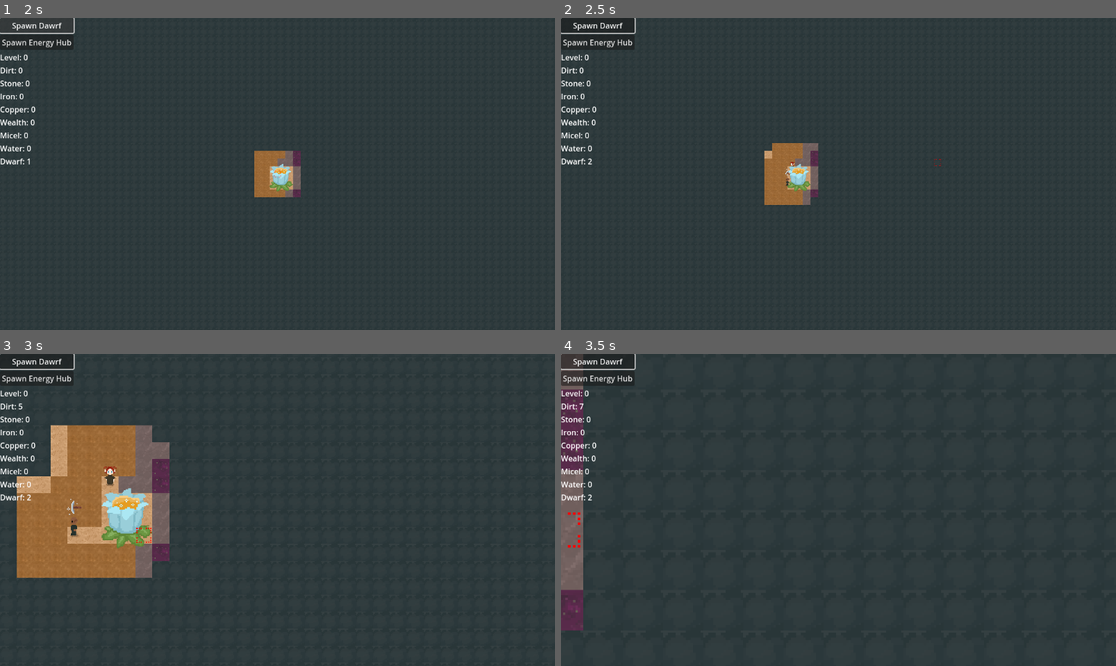
Above: before the commit, frames 1-4 (two rows, left to right).
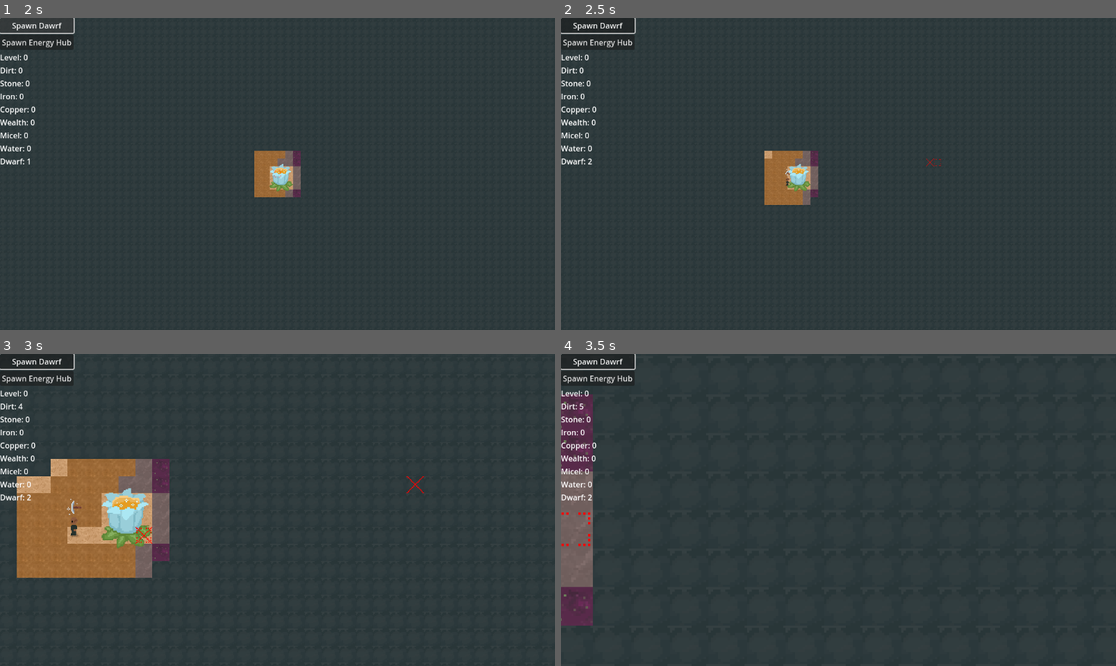
Above: after the commit, the same moments.

Repository: themoonforge/evergrove
Game: Godot game, scene res://world.tscn
Two runs of this game, one before a commit and one after it. Both use one fixed random seed, a clock stepped at 60 frames per second and the inputs below.
Inputs (mouse positions are in pixels of both pictures, inside the frame that each line leads up to):
- Up to frame 1 (2 s): click "Spawn Energy Hub" at 0.5 s; click "Spawn Dawrf" at 1.25 s
- Up to frame 2 (2.5 s): tap Enter at 2 s; move the mouse to (960, 158) at 2.02 s; hold Right (ui_right) from 2.03 s (still down); tap G at 2.1 s; click (960, 158) at 2.17 s
- Up to frame 3 (3 s): move the mouse to (166, 525) at 2.77 s; release Right (ui_right) at 2.78 s; hold Page Down (ui_page_down) from 2.78 s (still down); tap G at 2.85 s; click (166, 525) at 2.92 s
- Up to frame 4 (3.5 s): keep holding Page Down (ui_page_down)

Frame 1 is identical in both runs. In frame 2, 0.2% of the frame differs, in the area x 38-68%, y 40-48%; in frame 3, 2.4%, in the area x 3-77%, y 15-61%; in frame 4, 1.9%.
Error in both runs: Invalid access to property or key 'ENERGY_HUB_SPAWNED' on a base object of type 'Node (ai_globals.gd)'. (res://hubs/energy_hub.gd:10)

Commit message:
add target mark and remove callback

Diff:
--- a/evergrove/AI/agent.gd
+++ b/evergrove/AI/agent.gd
@@ -83,23 +83,29 @@
 		registered_as_taskless = true
 		return
 
-	match tasks.front().type:
+	var task = tasks.front()
+
+	match task.type:
 		ai_globals.TASK_TYPE.MOVE_TO:
 			# TODO: do not use Vec3 distance or +- 1 layer might falsely trigger target reached
-			if Vector3(self.get_parent().current_position.x, self.get_parent().current_position.y, self.get_parent().current_level).distance_to(Vector3(tasks.front().location.coordinates.x, tasks.front().location.coordinates.y, tasks.front().location.layer)) > 1.0 and not working_on_task:
-				self.get_parent().walk_to(Vector2(tasks.front().location.coordinates.x, tasks.front().location.coordinates.y), tasks.front().location.layer)
+			if Vector3(self.get_parent().current_position.x, self.get_parent().current_position.y, self.get_parent().current_level).distance_to(Vector3(task.location.coordinates.x, task.location.coordinates.y, task.location.layer)) > 1.0 and not working_on_task:
+				self.get_parent().walk_to(Vector2(task.location.coordinates.x, task.location.coordinates.y), task.location.layer)
 				print("Agent "+str(self)+" moving to task location "+str(tasks.front().location))
 				working_on_task = true
 			else:
+				if task.has_callback:
+					task.callback.call()
 				tasks.pop_front()
 				print("Agent "+str(self)+" reached task location")
 				working_on_task = false
 		ai_globals.TASK_TYPE.SLEEP:
-			if Vector3(self.get_parent().current_position.x, self.get_parent().current_position.y, self.get_parent().current_level).distance_to(Vector3(tasks.front().location.coordinates.x, tasks.front().location.coordinates.y, tasks.front().location.layer)) > 1.0 and not working_on_task:
-				self.get_parent().walk_to(Vector2(tasks.front().location.coordinates.x, tasks.front().location.coordinates.y), tasks.front().location.layer)
-				print("Agent "+str(self)+" moving to task location "+str(tasks.front().location))
+			if Vector3(self.get_parent().current_position.x, self.get_parent().current_position.y, self.get_parent().current_level).distance_to(Vector3(task.location.coordinates.x, task.location.coordinates.y, task.location.layer)) > 1.0 and not working_on_task:
+				self.get_parent().walk_to(Vector2(task.location.coordinates.x, task.location.coordinates.y), task.location.layer)
+				print("Agent "+str(self)+" moving to task location "+str(task.location))
 				working_on_task = true
 			else:
+				if task.has_callback:
+					task.callback.call()
 				tasks.pop_front()
 				print("Agent "+str(self)+" reached task location")
 				energy = DEFAULT_ENERGY
--- a/evergrove/AI/task.gd
+++ b/evergrove/AI/task.gd
@@ -4,13 +4,18 @@
 var description:String
 var energy_cost: int
 var location:ai_globals.Location
+var has_callback: bool
+var callback: Callable
 
+static var default_callback: Callable = Callable()
 
 # factory pattern instead of overloading _init method
-static func create(task_type:ai_globals.TASK_TYPE, description:String, energy_cost: int=0, location:ai_globals.Location=ai_globals.Location.create(Vector2i.ZERO, 0)) -> Task:
+static func create(task_type:ai_globals.TASK_TYPE, description:String, energy_cost: int=0, location:ai_globals.Location=ai_globals.Location.create(Vector2i.ZERO, 0), callback: Callable = default_callback) -> Task:
 	var task = Task.new()
 	task.type=task_type
 	task.description=description
 	task.energy_cost = energy_cost
 	task.location=location
+	task.has_callback = callback != default_callback
+	task.callback=callback
 	return task
--- a/evergrove/camera_2d.gd
+++ b/evergrove/camera_2d.gd
@@ -7,7 +7,7 @@
 
 func _process(delta):
 	# Bewegung der Kamera mit WASD
-	var direction := Vector2.ZERO
+	var direction : Vector2 = Vector2.ZERO
 	if Input.is_action_pressed("ui_up"):
 		direction.y -= 1
 	if Input.is_action_pressed("ui_down"):
@@ -44,5 +44,5 @@
 
 
 func set_my_zoom(my_zoom: float):
-	var curr_zoom = min(max(my_zoom, 0.5), 10.0)
+	var curr_zoom = min(max(my_zoom, 0.5), 5.0)
 	zoom = Vector2(curr_zoom, curr_zoom)
--- a/evergrove/tile_set.tres
+++ b/evergrove/tile_set.tres
@@ -8,7 +8,7 @@
 0:0/animation_speed = 2.0
 0:0/0 = 0
 0:0/0/custom_data_0 = true
-0:0/0/custom_data_1 = 0.01
+0:0/0/custom_data_1 = 1.0
 0:0/0/custom_data_9 = 1.0
 0:0/0/custom_data_11 = true
 0:1/0 = 0
--- a/evergrove/world.gd
+++ b/evergrove/world.gd
@@ -239,23 +239,38 @@
 		CursorType.SELECT:
 			var tile_position = visible_tile_map.local_to_map(get_global_mouse_position())
 			select_cursor.position = visible_tile_map.map_to_local(tile_position)
-
-			if is_active_debug_input && event is InputEventMouseButton:
+			if event is InputEventMouseButton:
 				if event.button_index == MOUSE_BUTTON_LEFT and event.pressed:
-					var selected_dwarf = game_state.selected_dwarf
-					if selected_dwarf:
-						var target_pos = visible_tile_map.local_to_map(get_global_mouse_position())
-						selected_dwarf.walk_to(target_pos, visible_level)
-					else:
-						var pos = visible_tile_map.local_to_map(get_global_mouse_position())
-						mine_tile(pos, visible_level)
-			if is_active_debug_input && event is InputEventKey:
-				if event.pressed:
-					if event.keycode == KEY_G:
-						var dwarf = game_state.selected_dwarf
-						var next_point: Vector2 = get_nearest_building(Utils.BuildingType.FOOD, dwarf.current_position, dwarf.current_level)
-						if next_point:
-							dwarf.walk_to(Vector2i(next_point.x, next_point.y))
+					var marker = Sprite2D.new()
+					marker.texture = sprite_texture
+					visible_tile_map.add_child(marker)
+
+					marker.z_index = 100
+					marker.position = select_cursor.position
+
+					var remove_callback: Callable = func ():
+						print("callback!!!!")
+						marker.queue_free()
+
+					var task: Task = Task.create(ai_globals.TASK_TYPE.MOVE_TO, "", 0, ai_globals.Location.create(tile_position, visible_level), remove_callback)
+					ai_globals.hivemind.add_task(task)
+
+			#if is_active_debug_input && event is InputEventMouseButton:
+			#	if event.button_index == MOUSE_BUTTON_LEFT and event.pressed:
+			#		var selected_dwarf = game_state.selected_dwarf
+			#		if selected_dwarf:
+			#			var target_pos = visible_tile_map.local_to_map(get_global_mouse_position())
+			#			selected_dwarf.walk_to(target_pos, visible_level)
+			#		else:
+			#			var pos = visible_tile_map.local_to_map(get_global_mouse_position())
+			#			mine_tile(pos, visible_level)
+			#if is_active_debug_input && event is InputEventKey:
+			#	if event.pressed:
+			#		if event.keycode == KEY_G:
+			#			var dwarf = game_state.selected_dwarf
+			#			var next_point: Vector2 = get_nearest_building(Utils.BuildingType.FOOD, dwarf.current_position, dwarf.current_level)
+			#			if next_point:
+			#				dwarf.walk_to(Vector2i(next_point.x, next_point.y))
 		CursorType.BUILD:
 			var tile_position = visible_tile_map.local_to_map(get_global_mouse_position())
 			build_cursor.set_tile(tile_position)
